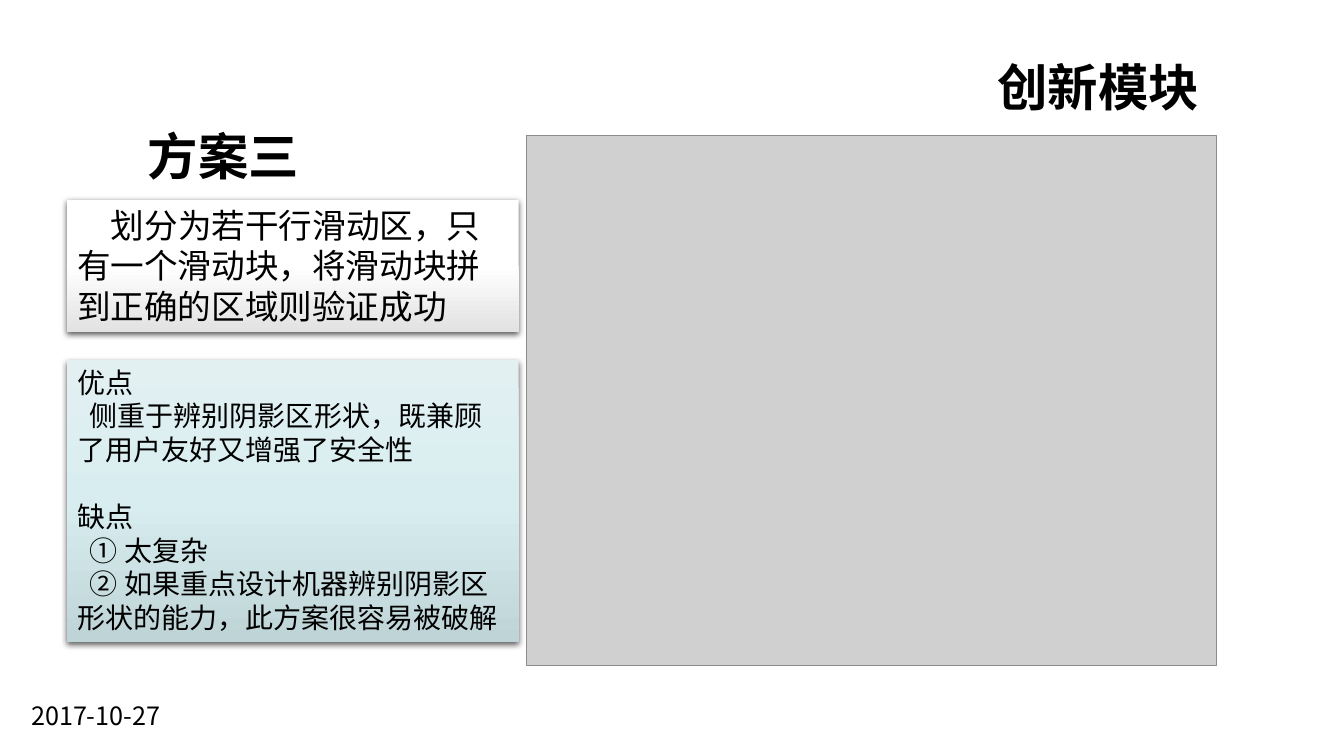
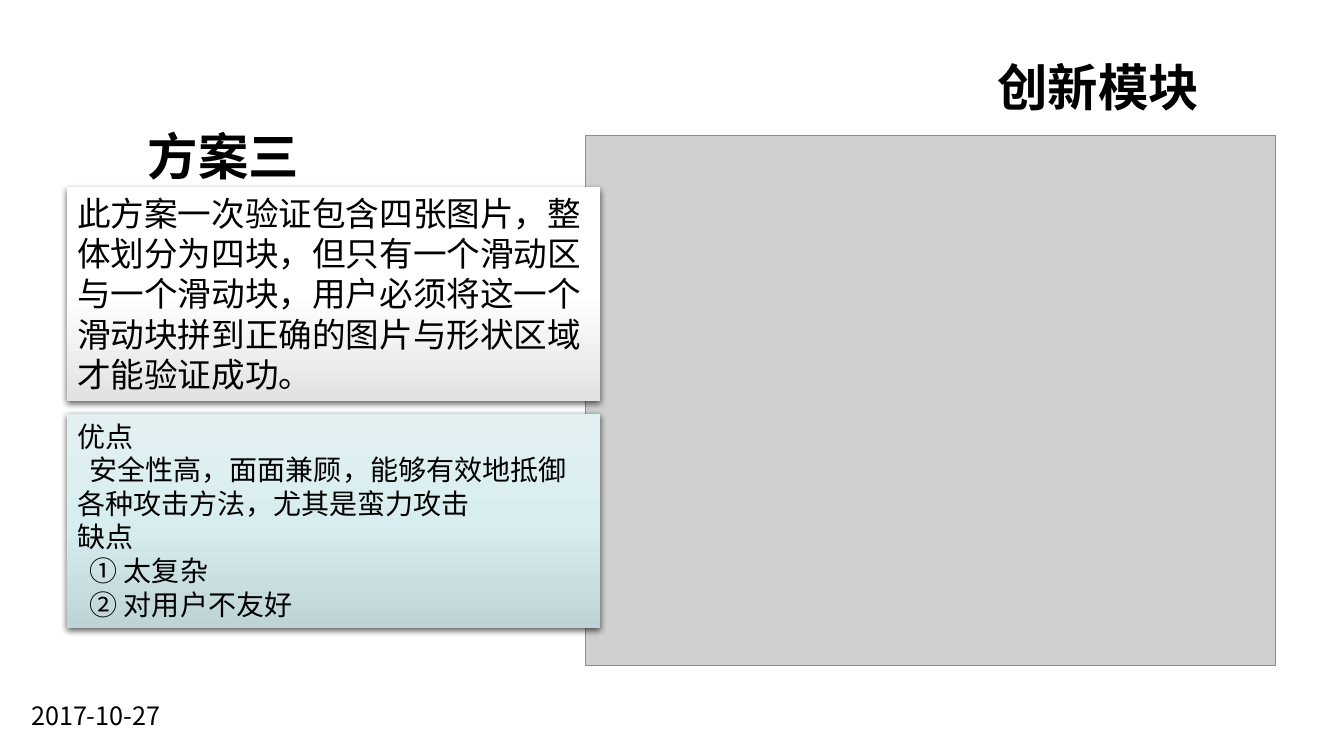
Before and after one commit to kebreathing/Slide-CPATCHA, a slide deck: slide 10 of ppt/Slide-CPATCHA-v0.1.pptx. Drawn at 1344x756 pixels with LibreOffice and Linux fonts; fonts in the diff are those of the drawing; grey boxes stand for pictures; background and template pictures are left out. Boxes give left, top, right and bottom in pixels: in the first picture for what was removed or moved away, otherwise in the second. Text is boxed around its words. In the diff, an @@ line names an element or a change of style, - is before the commit and + after.

Commit message:
PPT 更新
更新方案三部分的文本

```diff
--- a/ppt/Slide-CPATCHA-v0.1.pptx
+++ b/ppt/Slide-CPATCHA-v0.1.pptx
@@ picture: place and size @@
-picture at box(527, 136, 1217, 665)
+picture at box(586, 136, 1275, 665)
@@ rectangle "此方案一次验证包含四张图片，整体划分为四块，但只有一个滑动区与一个滑动块，用户必须将这一个滑动块拼到正确的图片与形状区域 ...": place and size @@
-rectangle "此方案一次验证包含四张图片，整体划分为四块，但只有一个滑动区与一个滑动块，用户必须将这一个滑动块拼到正确的图片与形状区域 ..." at box(68, 200, 519, 332)
+rectangle "此方案一次验证包含四张图片，整体划分为四块，但只有一个滑动区与一个滑动块，用户必须将这一个滑动块拼到正确的图片与形状区域 ..." at box(68, 188, 601, 401)
@@ text in rectangle at box(77, 197, 581, 390): text changed @@
-划分为若干行滑动区，只有一个滑动块，将滑动块拼到正确的区域则验证成功
+此方案一次验证包含四张图片，整体划分为四块，但只有一个滑动区与一个滑动块，用户必须将这一个滑动块拼到正确的图片与形状区域才能验证成功。
@@ rectangle "优点": place and size @@
-rectangle "优点" at box(68, 360, 519, 641)
+rectangle "优点" at box(68, 414, 601, 628)
@@ text in rectangle at box(77, 456, 567, 517): text changed @@
-侧重于辨别阴影区形状，既兼顾了用户友好又增强了安全性
+安全性高，面面兼顾，能够有效地抵御各种攻击方法，尤其是蛮力攻击
@@ text in rectangle at box(90, 591, 292, 618): text changed @@
-② 如果重点设计机器辨别阴影区形状的能力，此方案很容易被破解
+② 对用户不友好
```
Also in this commit, not shown: 1 other slide changed.
